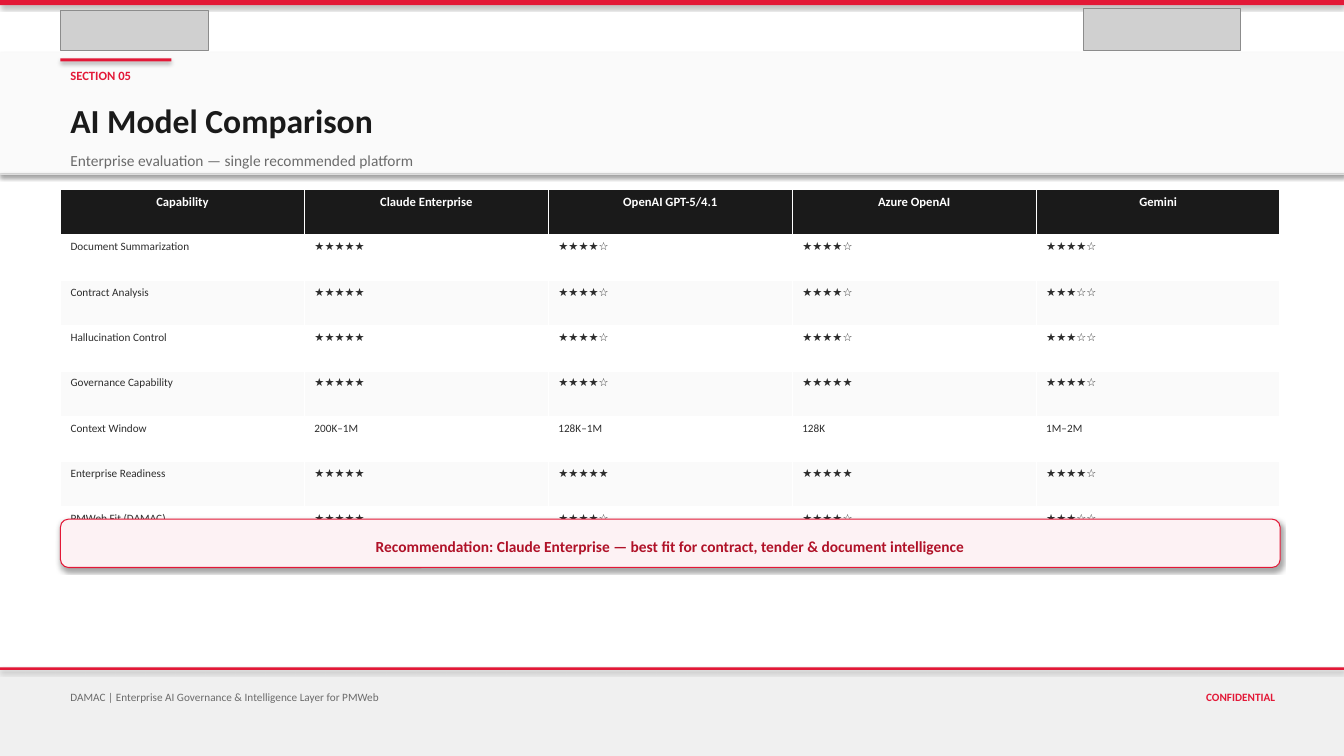
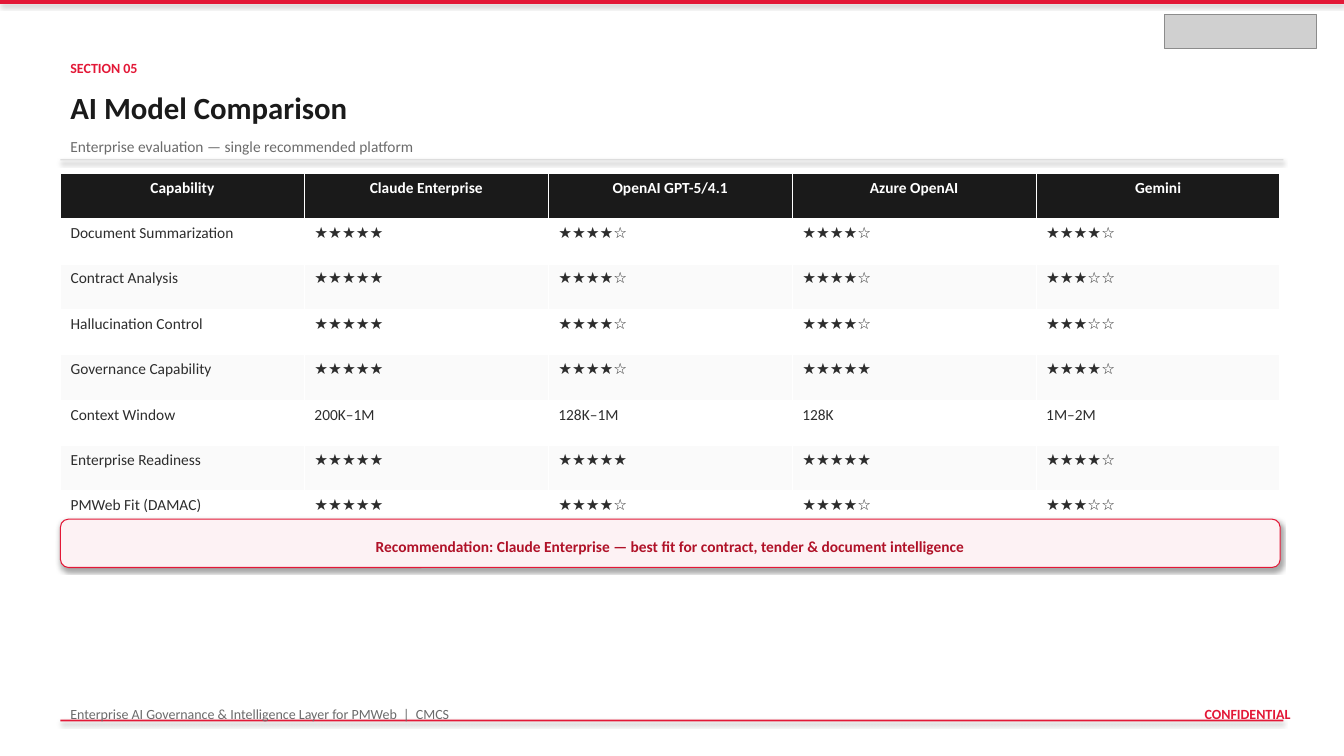
Before and after one commit to vishnushankar9024/procurehubibi, a slide deck: slide 19 of output/DAMAC_PMWeb_AI_Governance_Intelligence_Layer.pptx. Drawn at 1344x756 pixels with LibreOffice and Linux fonts; fonts in the diff are those of the drawing; grey boxes stand for pictures. Boxes give left, top, right and bottom in pixels: in the first picture for what was removed or moved away, otherwise in the second. Text is boxed around its words. In the diff, an @@ line names an element or a change of style, - is before the commit and + after.

```diff
--- a/output/DAMAC_PMWeb_AI_Governance_Intelligence_Layer.pptx
+++ b/output/DAMAC_PMWeb_AI_Governance_Intelligence_Layer.pptx
@@ picture removed at (60, 10, 209, 50) @@
@@ picture removed at (1084, 8, 1241, 50) @@
@@ picture added at (1165, 14, 1317, 48) @@
@@ rectangle removed at (0, 52, 1344, 173) @@
@@ text "SECTION 05": place and size @@
-text "SECTION 05" at (70, 71, 131, 80)
+text "SECTION 05" at (70, 64, 137, 73)
@@ text "SECTION 05" at (70, 64, 137, 73): size 9 to 10 pt @@
@@ rectangle removed at (60, 58, 171, 62) @@
@@ text "AI Model Comparison": place and size @@
-text "AI Model Comparison" at (70, 109, 372, 139)
+text "AI Model Comparison" at (70, 97, 347, 124)
@@ text "AI Model Comparison" at (70, 97, 347, 124): size 24 to 22 pt @@
@@ text "Enterprise evaluation — single recommended ...": place and size @@
-text "Enterprise evaluation — single recommended ..." at (70, 155, 413, 169)
+text "Enterprise evaluation — single recommended ..." at (70, 141, 413, 155)
@@ table: place and size @@
-table at (60, 190, 1280, 553)
+table at (60, 173, 1280, 536)
@@ table at (60, 173, 1280, 536) @@
@@ size 9 to 11 pt in "Capability", "Claude Enterprise", "OpenAI GPT-5/4.1", "Azure OpenAI" and 1 more places @@
@@ size 8 to 11 pt in "Document Summarization", "★★★★★", "★★★★☆", "★★★★☆" and 31 more places @@
@@ rectangle: place and size @@
-rectangle at (0, 173, 1344, 174)
+rectangle at (60, 159, 1284, 160)
@@ rectangle removed at (0, 667, 1344, 756) @@
@@ text at (70, 709, 449, 722): text changed; size 8 to 10 pt @@
-DAMAC | Enterprise AI Governance & Intelligence Layer for PMWeb
+Enterprise AI Governance & Intelligence Layer for PMWeb | CMCS
@@ text "CONFIDENTIAL": place and size @@
-text "CONFIDENTIAL" at (1206, 693, 1275, 701)
+text "CONFIDENTIAL" at (1205, 710, 1291, 722)
@@ text "CONFIDENTIAL" at (1205, 710, 1291, 722): size 8 to 10 pt @@
@@ rectangle: place and size @@
-rectangle at (0, 667, 1344, 670)
+rectangle at (60, 720, 1284, 722)
```
Also in this commit, not shown: 35 other slides changed, 3 other files.
